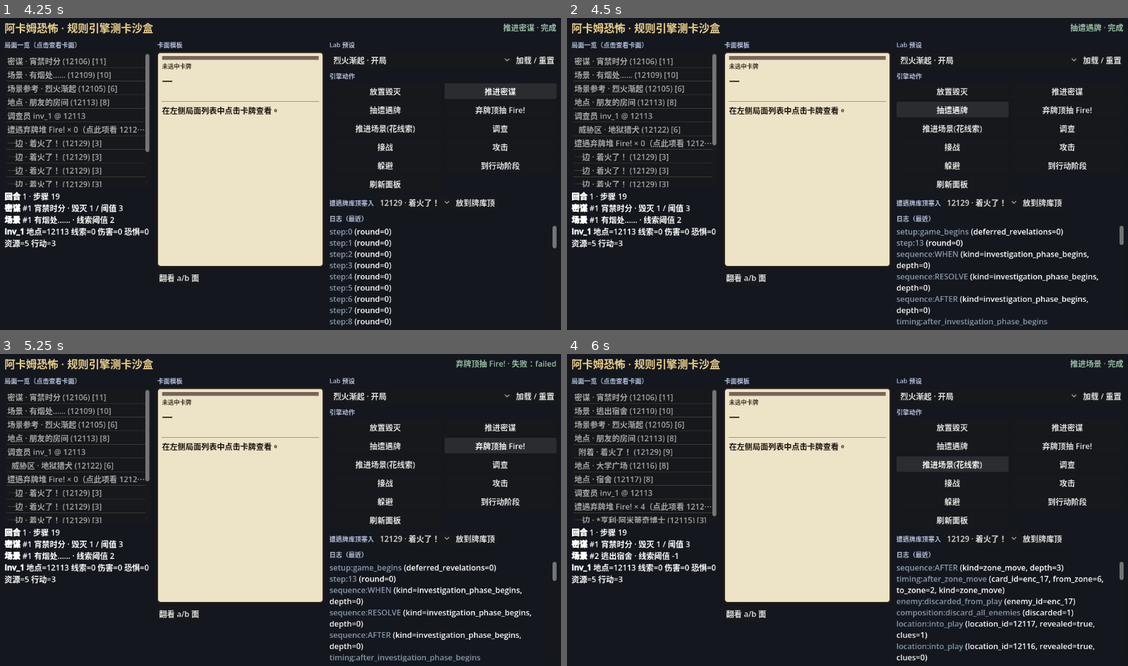
Above: before the commit, frames 1-4 (two rows, left to right).
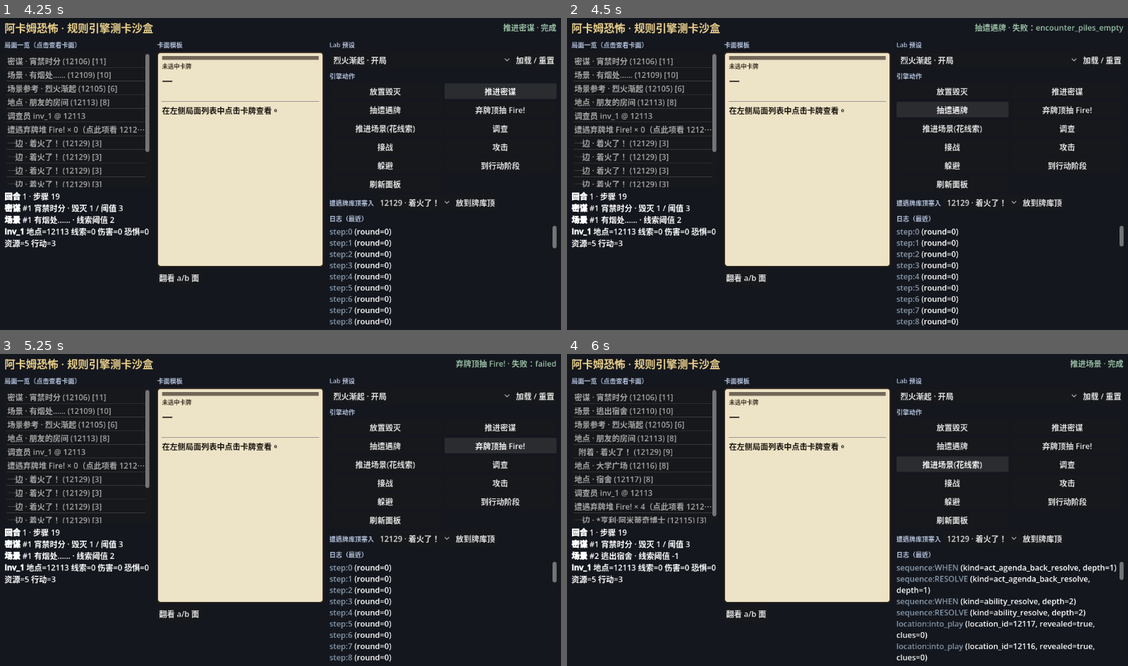
Above: after the commit, the same moments.

Repository: BlastMasterCreeper/arkhamhorror
Game: Godot game, scene res://ui/sandbox/sandbox.tscn
The game is run twice, just before and just after one commit, with the same random seed, the same clock (stepped at 60 frames per second) and the same inputs.
Inputs:
- Up to frame 1 (4.25 s): click "翻看 a/b 面" at 0.5 s; click "烈火渐起 · 开局" at 1.25 s; click "加载 / 重置" at 2 s; click "放置毁灭" at 2.75 s; click "推进密谋" at 3.5 s
- Up to frame 2 (4.5 s): click "抽遭遇牌" at 4.25 s
- Up to frame 3 (5.25 s): click "弃牌顶抽 Fire!" at 5 s
- Up to frame 4 (6 s): click "推进场景(花线索)" at 5.75 s

Frame 1 is identical in both runs. In frame 2, 3.4% of the frame differs, in the area x 1-100%, y 1-99%; in frame 3, 3.0%; in frame 4, 1.9%.
Error after the commit: Parse Error: Function "_agent_dbg()" not found in base self. (res://scripts/arkhamdb_ability_compiler.gd:39)

Commit message:
Instrument ADB-74 pi→build_composition op re-entry recursion.
Co-authored-by: BlastMasterCreeper <BlastMasterCreeper@users.noreply.github.com>

Diff:
--- a/scripts/arkhamdb_ability_compiler.gd
+++ b/scripts/arkhamdb_ability_compiler.gd
@@ -2,6 +2,9 @@
 extends RefCounted
 
 static var _registered_definitions: Dictionary = {}
+# #region agent log
+static var _agent_build_depth: int = 0
+# #endregion
 
 
 static func apply_to_registry(definition_id: StringName, src: Dictionary) -> Dictionary:
@@ -30,14 +33,24 @@
 
 ## 统一 IR（20 §2）：优先读 `op`；旧 `template` 糖仍可走。
 static func build_node(node: Dictionary, bind: AbilityBindContext) -> CompositionNode:
+	# #region agent log
+	_agent_build_depth += 1
+	if _agent_build_depth <= 6:
+		_agent_dbg("A", "arkhamdb_ability_compiler.gd:build_node", "enter", {"depth": _agent_build_depth, "has_op": node.has("op"), "op": str(node.get("op", "")), "keys": node.keys()})
+	# #endregion
+	var out: CompositionNode = null
 	if node.has("op"):
-		return _build_op_node(node, bind)
-	if node.has("effect") and node["effect"] is Dictionary:
-		return build_node(node["effect"] as Dictionary, bind)
-	var template_id := str(node.get("template", ""))
-	if template_id == "":
-		return null
-	return build_composition(template_id, node, bind)
+		out = _build_op_node(node, bind)
+	elif node.has("effect") and node["effect"] is Dictionary:
+		out = build_node(node["effect"] as Dictionary, bind)
+	else:
+		var template_id := str(node.get("template", ""))
+		if template_id != "":
+			out = build_composition(template_id, node, bind)
+	# #region agent log
+	_agent_build_depth = maxi(_agent_build_depth - 1, 0)
+	# #endregion
+	return out
 
 
 static func _build_op_node(node: Dictionary, bind: AbilityBindContext) -> CompositionNode:
@@ -68,6 +81,10 @@
 
 static func _build_pi(node: Dictionary, bind: AbilityBindContext) -> CompositionNode:
 	var kind := str(node.get("kind", "select")).to_lower()
+	# #region agent log
+	if _agent_build_depth <= 6:
+		_agent_dbg("A", "arkhamdb_ability_compiler.gd:_build_pi", "dispatch", {"depth": _agent_build_depth, "kind": kind, "still_has_op": node.has("op"), "filter": str(node.get("filter", ""))})
+	# #endregion
 	match kind:
 		"multi":
 			return build_composition("pick_multi", node, bind)
@@ -142,6 +159,10 @@
 	bind: AbilityBindContext
 ) -> CompositionNode:
 	if params.has("op"):
+		# #region agent log
+		if _agent_build_depth <= 6:
+			_agent_dbg("A", "arkhamdb_ability_compiler.gd:build_composition", "reenter_via_op", {"depth": _agent_build_depth, "template_id": template_id, "op": str(params.get("op", "")), "kind": str(params.get("kind", ""))})
+		# #endregion
 		return build_node(params, bind)
 	match template_id:
 		"take_horror":
